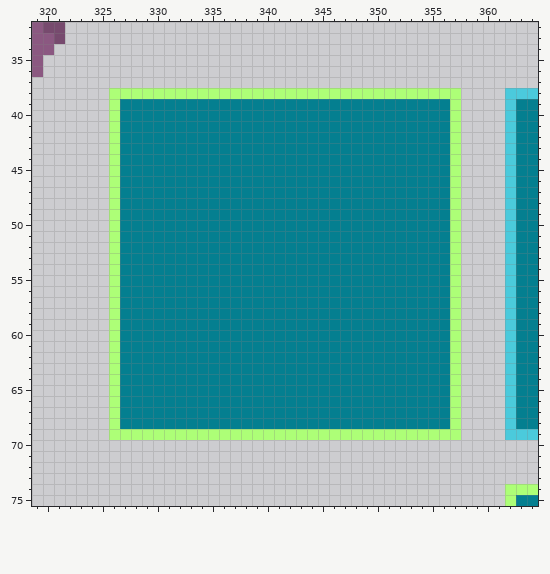
Pixel-art file, stored at Assets/Art/Aseprite/beach-items.aseprite. That is the earlier state.
512x512 pixels, 1 frame. Colours within 5 levels of each other are drawn and written as one. Shown: x 319..364, y 32..75.
Once edited:
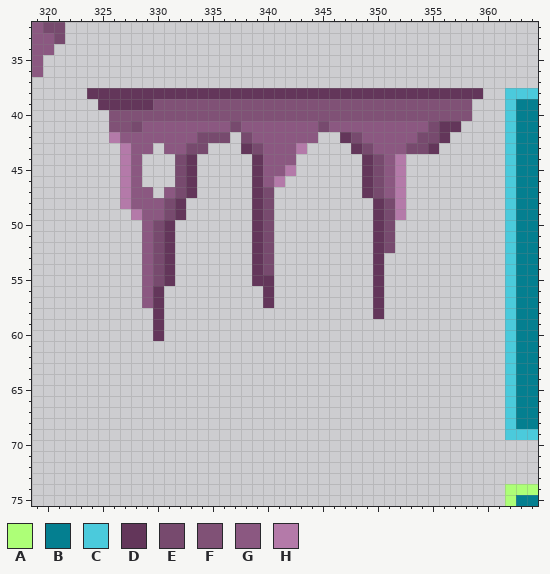
Palette (. is transparent): A #adff77  B #047f90  C #4bcadc  D #63365a  E #774a6e  F #805176  G #8b5881  H #b47aa9
The edit:
--- layers "Layer 2", "Grid"
@@ x 319..364 @@
 37 ..............................................
-38 .......AAAAAAAAAAAAAAAAAAAAAAAAAAAAAAAA....CCC
-39 .......ABBBBBBBBBBBBBBBBBBBBBBBBBBBBBBA....CBB
-40 .......ABBBBBBBBBBBBBBBBBBBBBBBBBBBBBBA....CBB
-41 .......ABBBBBBBBBBBBBBBBBBBBBBBBBBBBBBA....CBB
-42 .......ABBBBBBBBBBBBBBBBBBBBBBBBBBBBBBA....CBB
-43 .......ABBBBBBBBBBBBBBBBBBBBBBBBBBBBBBA....CBB
-44 .......ABBBBBBBBBBBBBBBBBBBBBBBBBBBBBBA....CBB
-45 .......ABBBBBBBBBBBBBBBBBBBBBBBBBBBBBBA....CBB
-46 .......ABBBBBBBBBBBBBBBBBBBBBBBBBBBBBBA....CBB
-47 .......ABBBBBBBBBBBBBBBBBBBBBBBBBBBBBBA....CBB
-48 .......ABBBBBBBBBBBBBBBBBBBBBBBBBBBBBBA....CBB
-49 .......ABBBBBBBBBBBBBBBBBBBBBBBBBBBBBBA....CBB
-50 .......ABBBBBBBBBBBBBBBBBBBBBBBBBBBBBBA....CBB
-51 .......ABBBBBBBBBBBBBBBBBBBBBBBBBBBBBBA....CBB
-52 .......ABBBBBBBBBBBBBBBBBBBBBBBBBBBBBBA....CBB
-53 .......ABBBBBBBBBBBBBBBBBBBBBBBBBBBBBBA....CBB
-54 .......ABBBBBBBBBBBBBBBBBBBBBBBBBBBBBBA....CBB
-55 .......ABBBBBBBBBBBBBBBBBBBBBBBBBBBBBBA....CBB
-56 .......ABBBBBBBBBBBBBBBBBBBBBBBBBBBBBBA....CBB
-57 .......ABBBBBBBBBBBBBBBBBBBBBBBBBBBBBBA....CBB
-58 .......ABBBBBBBBBBBBBBBBBBBBBBBBBBBBBBA....CBB
-59 .......ABBBBBBBBBBBBBBBBBBBBBBBBBBBBBBA....CBB
-60 .......ABBBBBBBBBBBBBBBBBBBBBBBBBBBBBBA....CBB
-61 .......ABBBBBBBBBBBBBBBBBBBBBBBBBBBBBBA....CBB
-62 .......ABBBBBBBBBBBBBBBBBBBBBBBBBBBBBBA....CBB
-63 .......ABBBBBBBBBBBBBBBBBBBBBBBBBBBBBBA....CBB
-64 .......ABBBBBBBBBBBBBBBBBBBBBBBBBBBBBBA....CBB
-65 .......ABBBBBBBBBBBBBBBBBBBBBBBBBBBBBBA....CBB
-66 .......ABBBBBBBBBBBBBBBBBBBBBBBBBBBBBBA....CBB
-67 .......ABBBBBBBBBBBBBBBBBBBBBBBBBBBBBBA....CBB
-68 .......ABBBBBBBBBBBBBBBBBBBBBBBBBBBBBBA....CBB
-69 .......AAAAAAAAAAAAAAAAAAAAAAAAAAAAAAAA....CCC
+38 .....DDDDDDDDDDDDDDDDDDDDDDDDDDDDDDDDDDDD..CCC
+39 ......DDDDDFFFFFFFFFFFFFFFFFFFFFFFFFFFFF...CBB
+40 .......FFFFFFFFFFFFFFFFFFFFFFFFFFFFFFFFF...CBB
+41 .......FFEGGGGGGGGEGGGGGGGEGGGGGGGGGEDD....CBB
+42 .......HGGGGGGGEEE.EGGGGGG..DEGGGGGEED.....CBB
+43 ........HGG.GGEE...DEGGGH....DEGGGEED......CBB
+44 ........HG...ED.....DGGG......DEGH.........CBB
+45 ........HG...ED.....DGGH......DEGH.........CBB
+46 ........HG...ED.....DGH.......DEGH.........CBB
+47 ........HGG.GED.....DE........DEGH.........CBB
+48 ........HGGGED......DE.........DEH.........CBB
+49 .........HGGED......DE.........DEH.........CBB
+50 ..........GED.......DE.........DE..........CBB
+51 ..........GED.......DE.........DE..........CBB
+52 ..........GED.......DE.........DE..........CBB
+53 ..........GED.......DE.........D...........CBB
+54 ..........GED.......DE.........D...........CBB
+55 ..........GED.......DD.........D...........CBB
+56 ..........GD.........D.........D...........CBB
+57 ..........GD.........D.........D...........CBB
+58 ...........D...................D...........CBB
+59 ...........D...............................CBB
+60 ...........D...............................CBB
+61 ...........................................CBB
+62 ...........................................CBB
+63 ...........................................CBB
+64 ...........................................CBB
+65 ...........................................CBB
+66 ...........................................CBB
+67 ...........................................CBB
+68 ...........................................CBB
+69 ...........................................CCC
 70 ..............................................
Changed places in both pictures, as pixel boxes (x1, y1, x2, y2):
changed: (87, 88, 483, 440)
